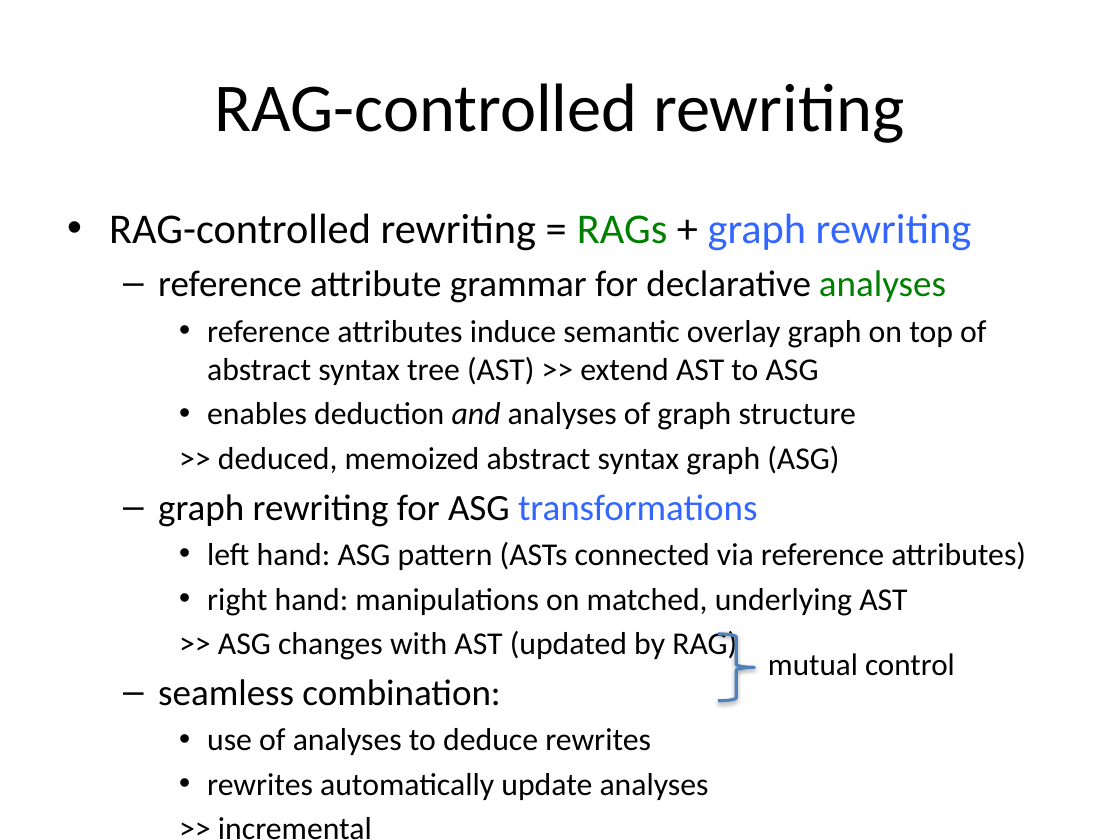
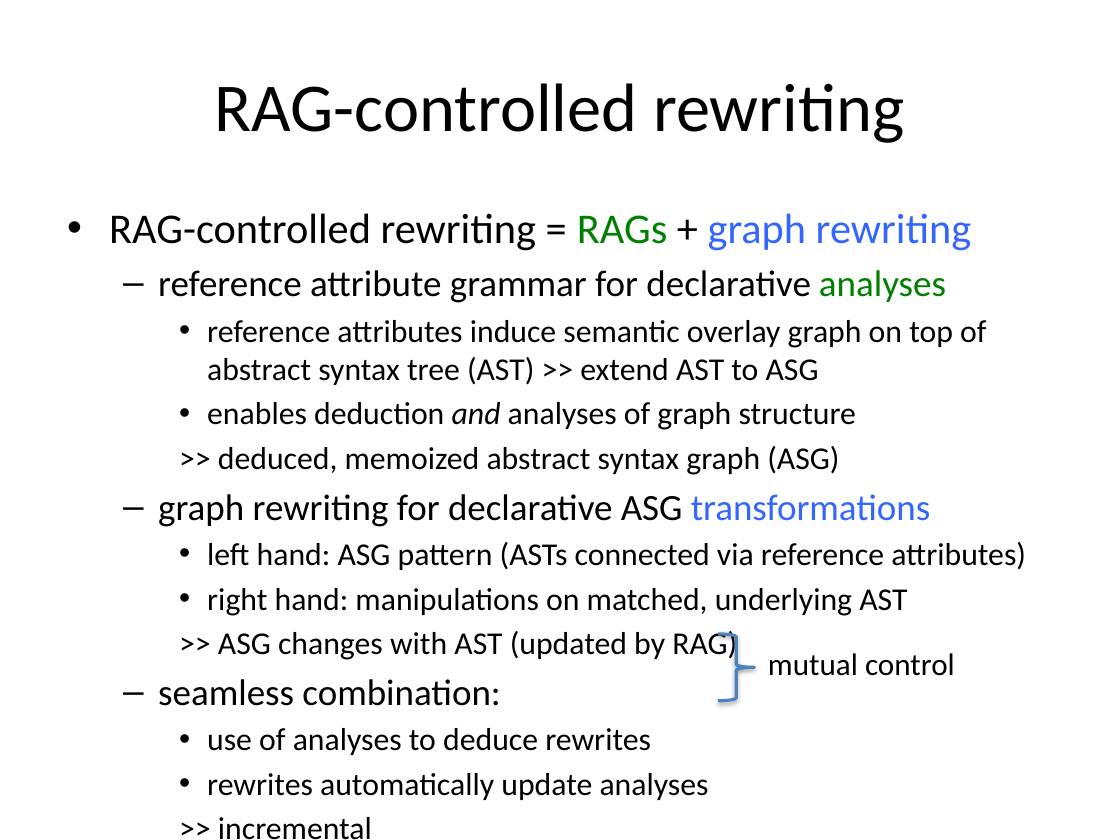
Before and after one commit to christoff-buerger/racr, a slide deck: slide 7 of examples/ttc-2015-fuml-activity-diagrams/documentation/figures/solution-presentation.pptx. Drawn at 1120x840 pixels with LibreOffice and Linux fonts; fonts in the diff are those of the drawing. Boxes give left, top, right and bottom in pixels: in the first picture for what was removed or moved away, otherwise in the second. Text is boxed around its words. In the diff, an @@ line names an element or a change of style, - is before the commit and + after.

```diff
--- a/examples/ttc-2015-fuml-activity-diagrams/documentation/figures/solution-presentation.pptx
+++ b/examples/ttc-2015-fuml-activity-diagrams/documentation/figures/solution-presentation.pptx
@@ text at [158,494,930,527]: text changed @@
-  – graph rewriting for ASG transformations
+  – graph rewriting for declarative ASG transformations
```
Also in this commit, not shown: 2 other slides changed, 3 other files.
